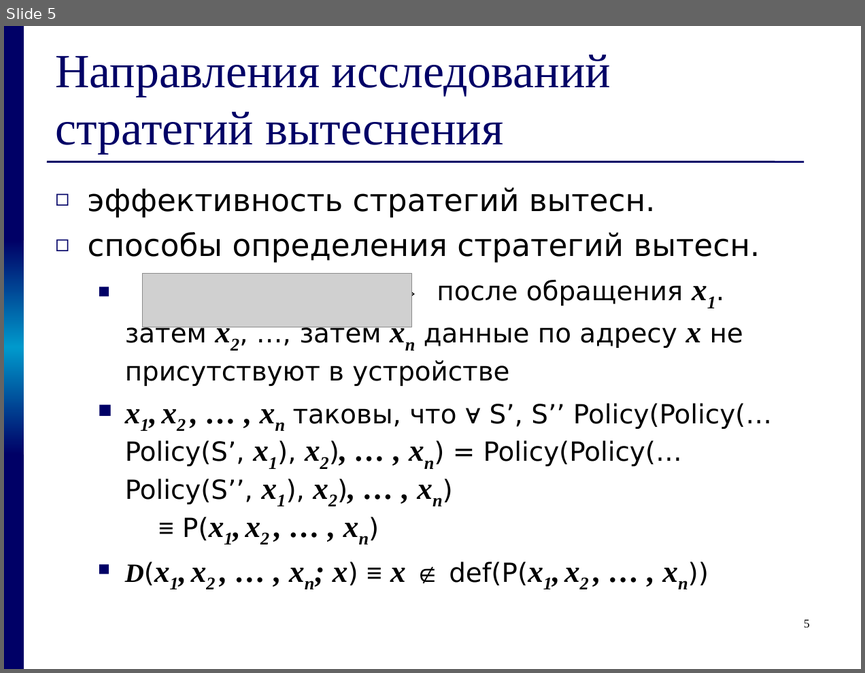
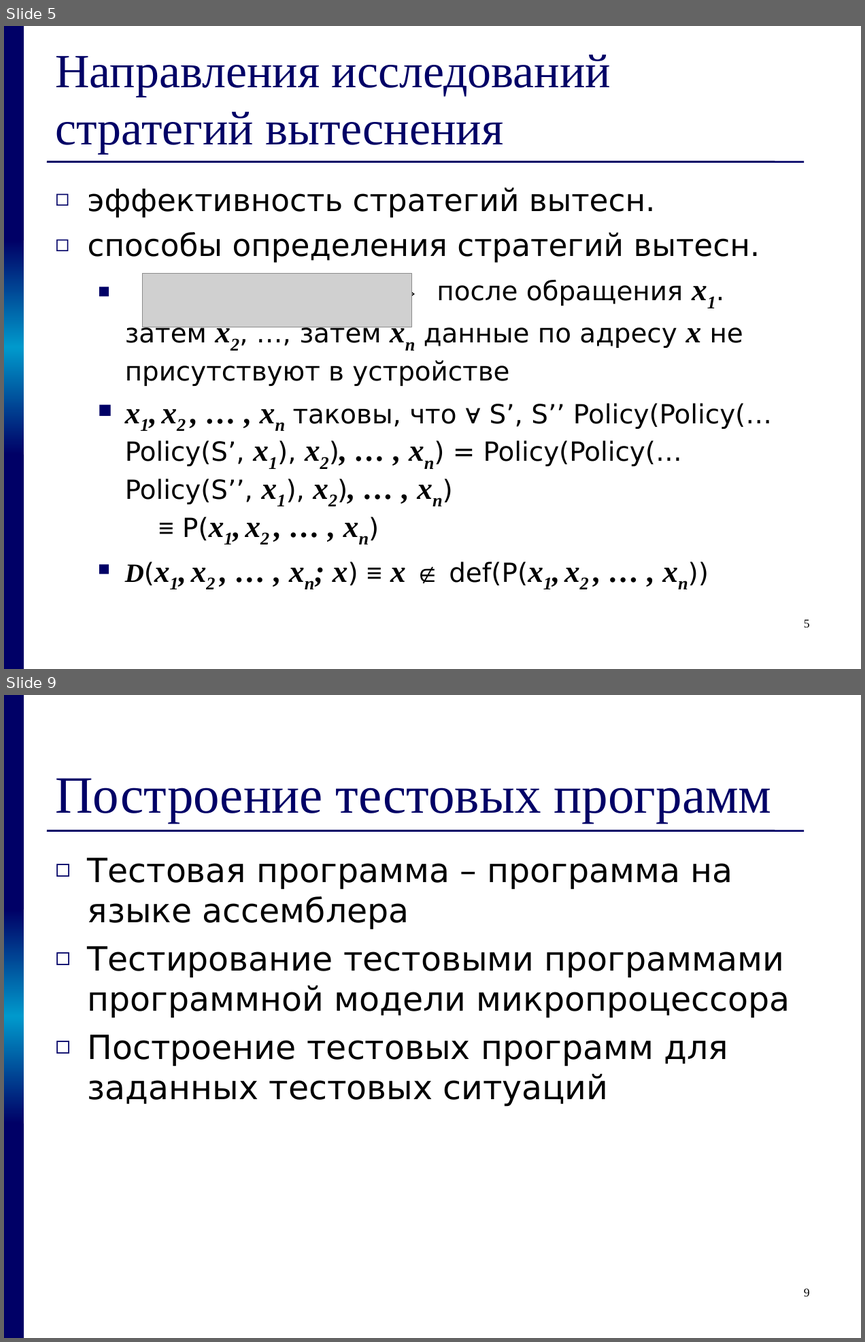
Before and after one commit to kornevgen/tesla-project, a slide deck: papers/THESIS/talks/z2611.ppt. Shown one above the other, each under a label of ours: slide 5 before the commit, slides 5 and 9 after it; the slides between them are not shown. The pictures are 865x673 and 865x1342 pixels, drawn with LibreOffice and Linux fonts; fonts in the diff are those of the drawing; grey boxes stand for pictures. Boxes give left, top, right and bottom in pixels: in the first picture for what was removed or moved away, otherwise in the second. Text is boxed around its words. In the diff, an @@ line names an element or a change of style, - is before the commit and + after.

```diff
--- a/papers/THESIS/talks/z2611.ppt
+++ b/papers/THESIS/talks/z2611.ppt
@@ slide 9 added at [4,695,861,1338], background #FFFFFF; not listed: 4 template elements that a slide beside it also shows @@
@@ title added at [55,778,772,823], 44 pt, text #000066 @@
+Построение тестовых программ
@@ text added at [88,858,790,1106], 28 pt, text #000000 @@
+◻ Тестовая программа – программа на языке ассемблера
+◻ Тестирование тестовыми программами программной модели микропроцессора
+◻ Построение тестовых программ для заданных тестовых ситуаций
@@ page number added at [804,1288,810,1296], 10 pt, text #000000 @@
+9
```
Also in this commit, not shown: 5 slides changed, 3 other slides added.
